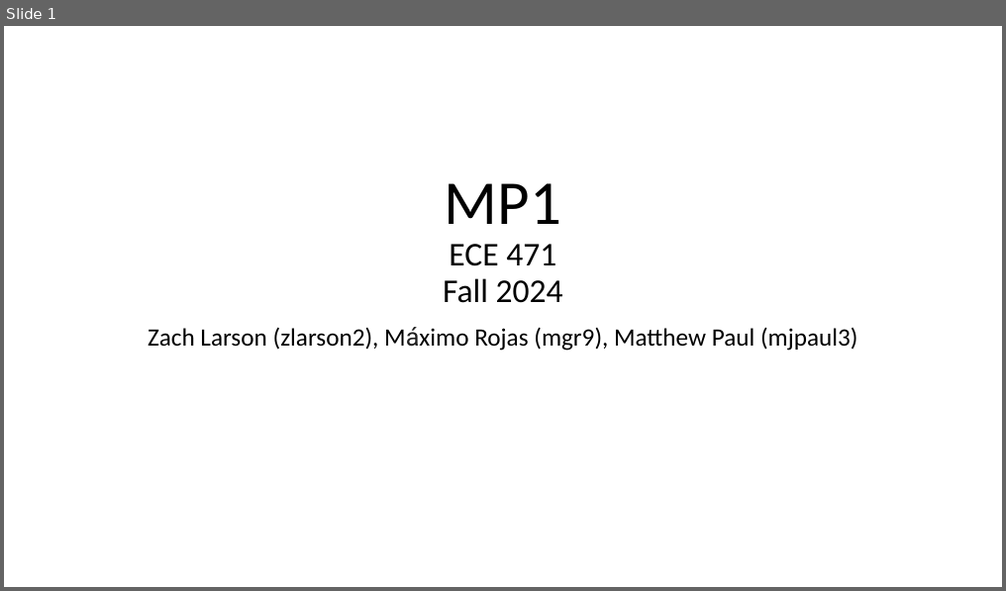
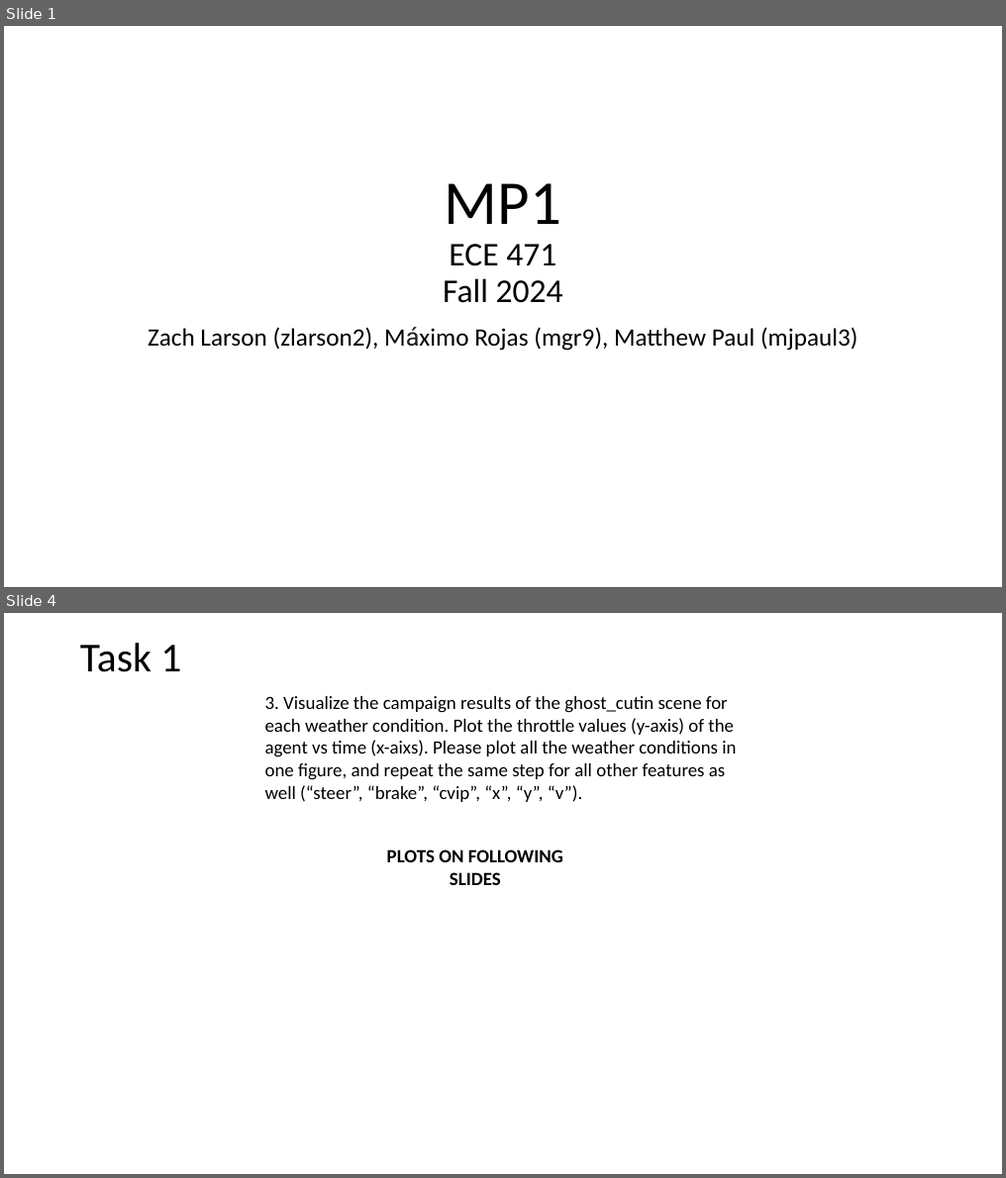
Before and after one commit to mrojaspell/MP1, a slide deck: mp1_powerpoint.pptx. Shown one above the other, each under a label of ours: slide 1 before the commit, slides 1 and 4 after it; the slides between them are not shown. The pictures are 1006x591 and 1006x1178 pixels, drawn with LibreOffice and Linux fonts; fonts in the diff are those of the drawing. Boxes give left, top, right and bottom in pixels: in the first picture for what was removed or moved away, otherwise in the second. Text is boxed around its words. In the diff, an @@ line names an element or a change of style, - is before the commit and + after.

```diff
--- a/mp1_powerpoint.pptx
+++ b/mp1_powerpoint.pptx
@@ slide 4 added at <box>4,613,1002,1174</box>, background #FFFFFF @@
@@ title added at <box>80,643,181,672</box>, 39.6 pt, text #000000 @@
+Task 1
@@ text added at <box>265,696,736,802</box>, 18 pt, text #000000 @@
+3. Visualize the campaign results of the ghost_cutin scene for each weather condition. Plot the throttle values (y-axis) of the agent vs time (x-aixs). Please plot all the weather conditions in one figure, and repeat the same step for all other features as well (“steer”, “brake”, “cvip”, “x”, “y”, “v”).
@@ text added at <box>387,850,563,885</box>, 18 pt, text #000000, bold @@
+PLOTS ON FOLLOWING SLIDES
```
Also in this commit, not shown: 11 slides changed, 1 other slide added, 1 slide removed.
